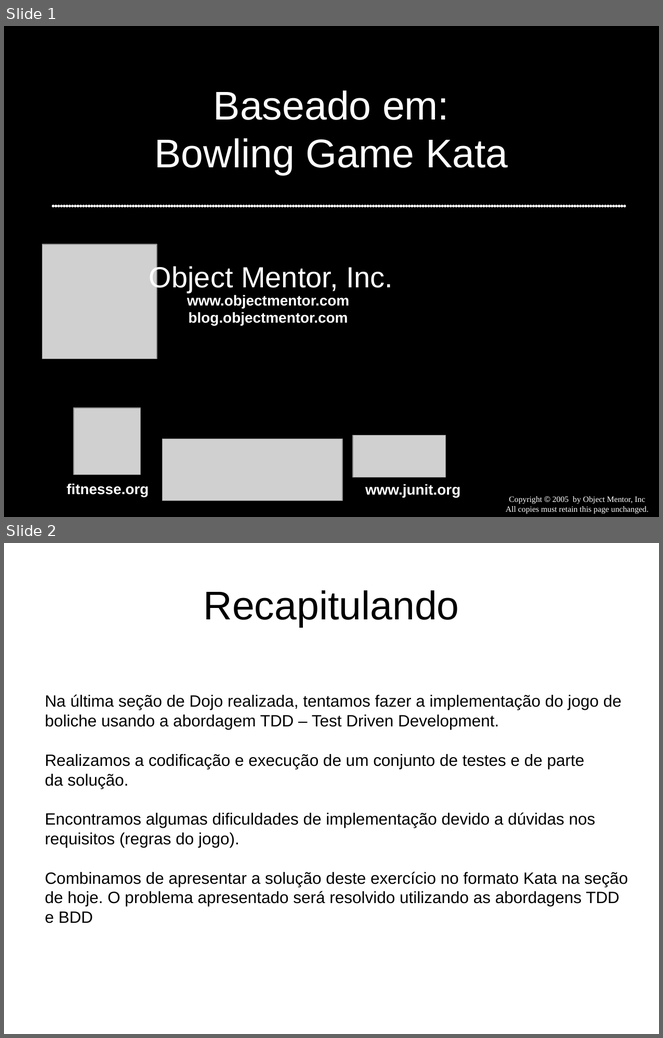
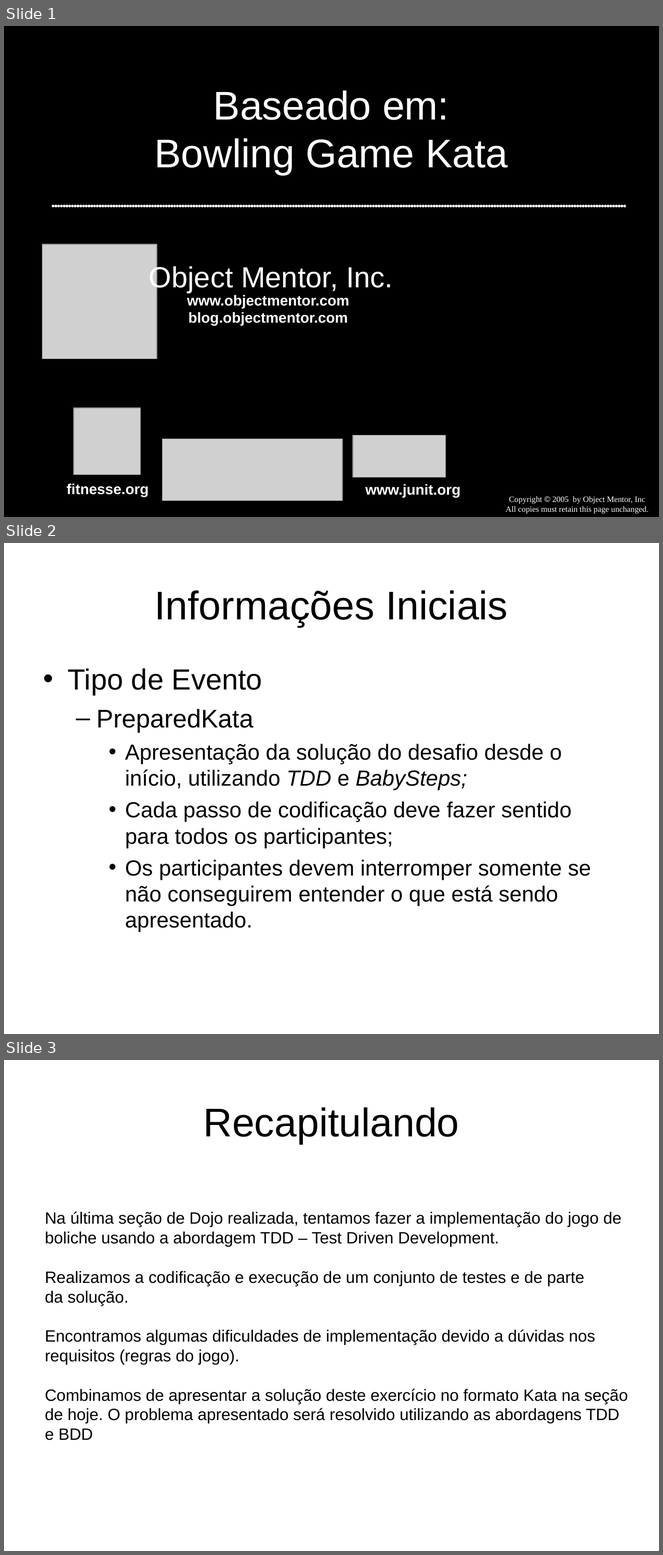
Before and after one commit to dojovale/Coding-Dojo---Bowling-Kata---06-01-2011, a slide deck: presentation/Bowling Game Kata.ppt. Shown one above the other, each under a label of ours: slides 1 and 2 before the commit, slides 1, 2 and 3 after it. The pictures are 663x1038 and 663x1555 pixels, drawn with LibreOffice and Linux fonts; fonts in the diff are those of the drawing; grey boxes stand for pictures. Boxes give left, top, right and bottom in pixels: in the first picture for what was removed or moved away, otherwise in the second. Text is boxed around its words. In the diff, an @@ line names an element or a change of style, - is before the commit and + after.

Commit message:
Alteracao da apresentacao e refactoring para inclusao de expressoes regulares em atributos do spec flow

```diff
--- a/presentation/Bowling Game Kata.ppt
+++ b/presentation/Bowling Game Kata.ppt
@@ slide 2 added at box(4, 543, 659, 1034), background #FFFFFF @@
@@ title added at box(154, 590, 508, 627), 44 pt, text #000000 @@
+Informações Iniciais
@@ text added at box(68, 668, 591, 932), 24 pt, text #000000 @@
+• Tipo de Evento
+  – PreparedKata
+    • Apresentação da solução do desafio desde o início, utilizando TDD e BabySteps;
+    • Cada passo de codificação deve fazer sentido para todos os participantes;
+    • Os participantes devem interromper somente se não conseguirem entender o que está sendo apresentado.
@@ what was slide 2 is now slide 3 @@
```
Also in this commit, not shown: 4 other files.
